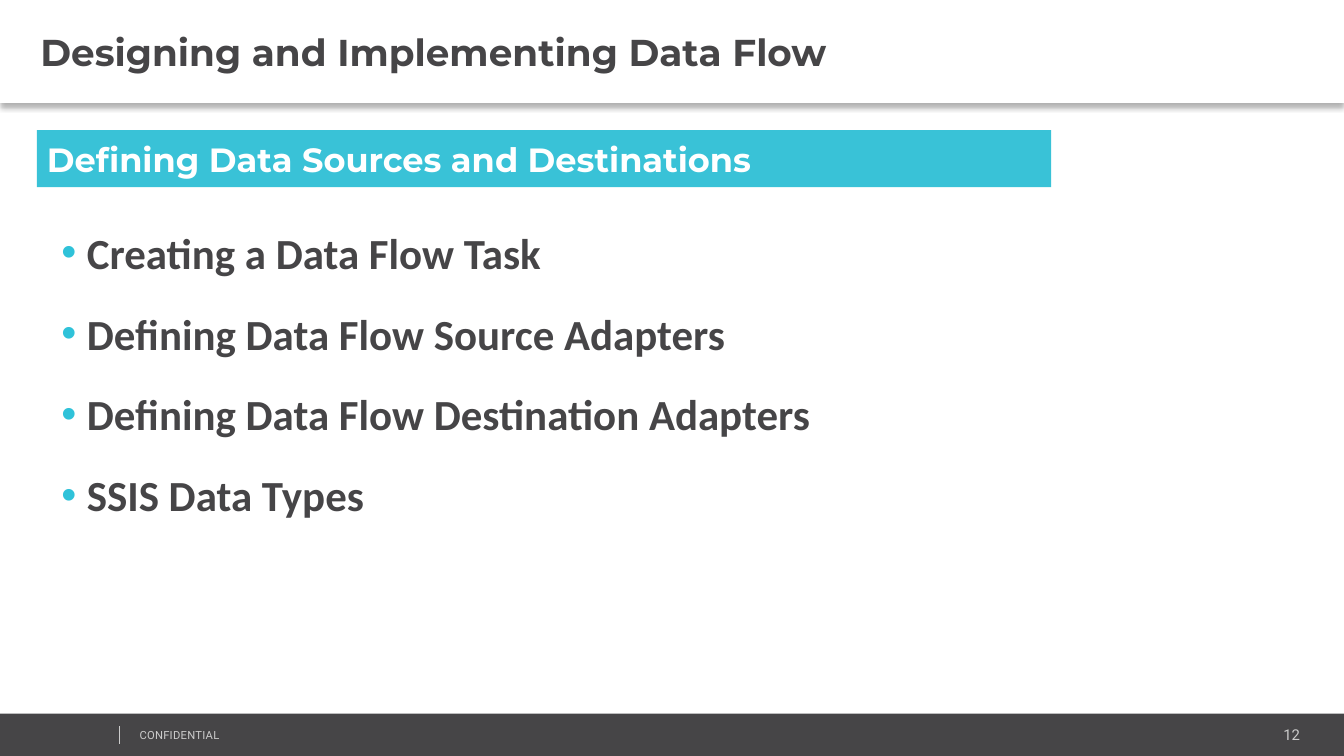
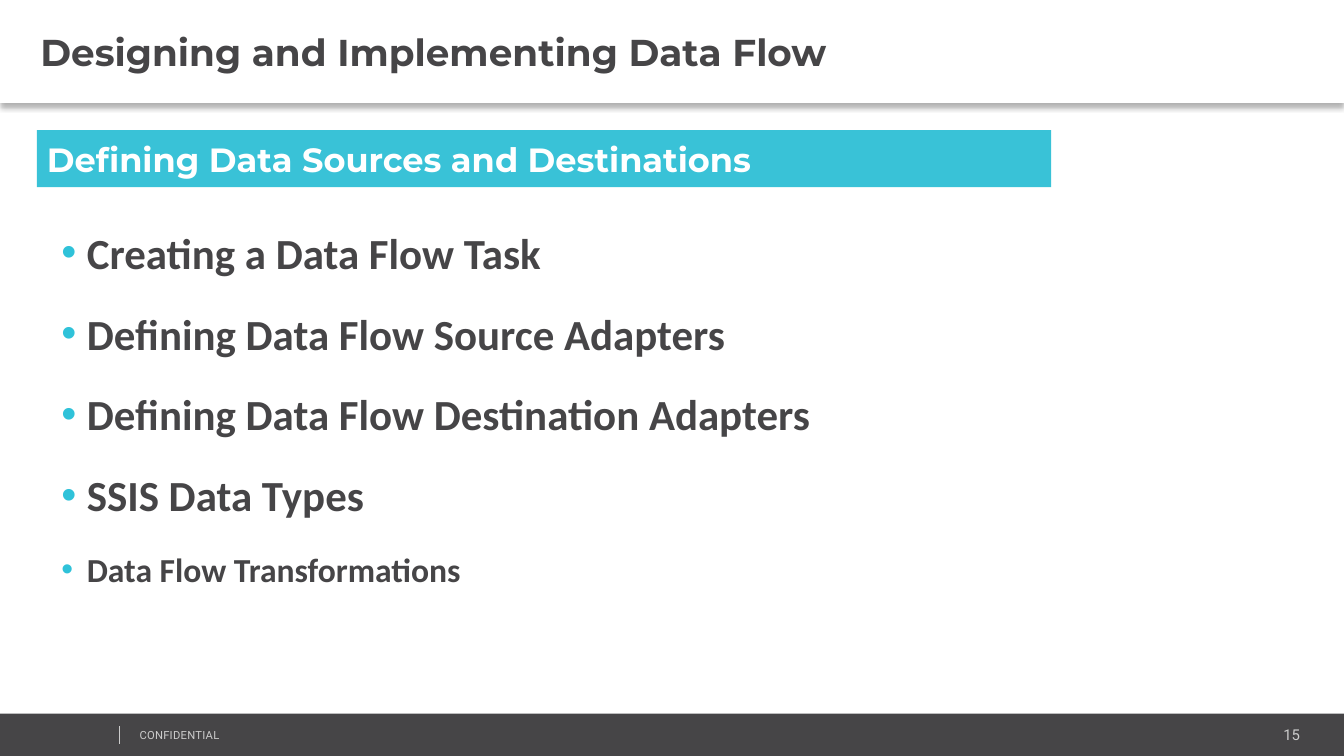
Before and after one commit to AndreyQC/MSBI.Lab, a slide deck: slide 15 of MSBI.Lecture.14/MSBI.Dev.S19E14.pptx (slide 12 before the commit). Drawn at 1344x756 pixels with LibreOffice and Linux fonts; fonts in the diff are those of the drawing; background and template pictures are left out. Boxes give left, top, right and bottom in pixels: in the first picture for what was removed or moved away, otherwise in the second. Text is boxed around its words. In the diff, an @@ line names an element or a change of style, - is before the commit and + after.

```diff
--- a/MSBI.Lecture.14/MSBI.Dev.S19E14.pptx
+++ b/MSBI.Lecture.14/MSBI.Dev.S19E14.pptx
@@ text at box(87, 558, 461, 583): paragraph added @@
+    • Data Flow Transformations
@@ page number at box(1283, 729, 1300, 740): text changed @@
-12
+15
```
Also in this commit, not shown: 10 slides added, 5 slides removed, 1 other file.
